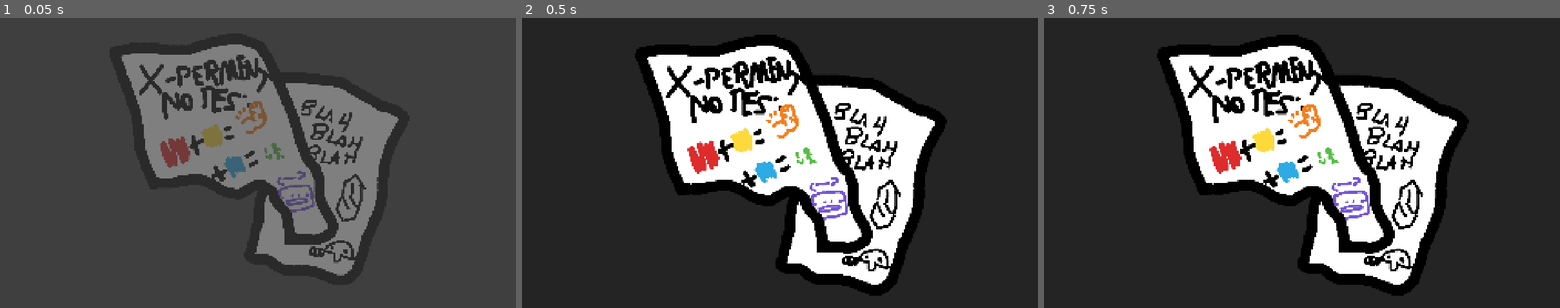
Above: before the commit, frames 1-3 (left to right).
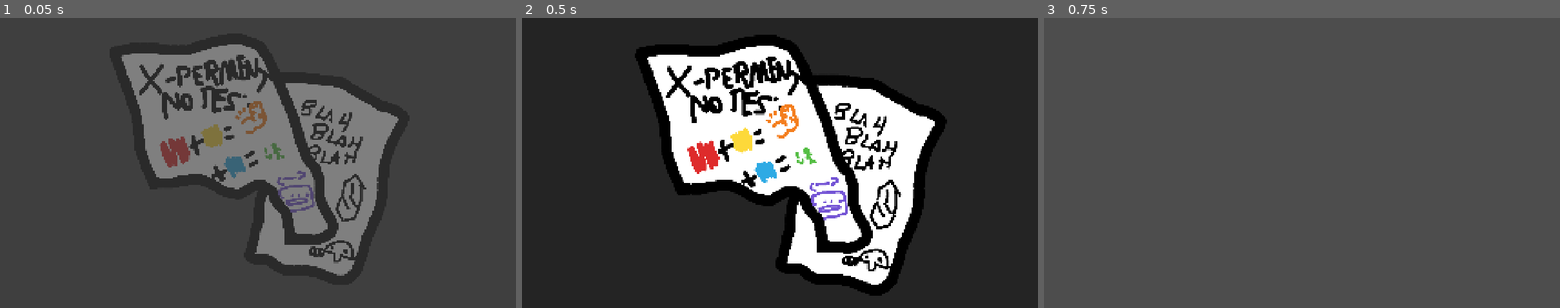
Above: after the commit, the same moments.

Repository: actualrednose/Point-and-Click-Project
Game: Godot game, scene res://scenes/papers_closeup.tscn
Two runs of this game, one before a commit and one after it. Both use one fixed random seed, a clock stepped at 60 frames per second and the inputs below. This scene is started directly instead of the project's main scene.
Inputs (mouse positions are in pixels of both pictures, inside the frame that each line leads up to):
- Up to frame 1 (0.05 s): no input
- Up to frame 2 (0.5 s): no input
- Up to frame 3 (0.75 s): tap Enter at 0.5 s; move the mouse to (1415, 148) at 0.52 s; press the mouse at (1415, 148) at 0.53 s; hold D (move_right) from 0.53 s (still down)

Frames 1-2 are identical in both runs. In frame 3, 100% of the frame differs, in the area x 0-100%, y 0-100%.

Commit message:
Add files via upload

Diff:
--- /dev/null
+++ b/maxandseanpnc/scenes/SleepingMouse.tscn
@@ -0,0 +1,55 @@
+[gd_scene format=3 uid="uid://eayg5ffmaaqj"]
+
+[ext_resource type="Script" uid="uid://dn37i2fpocpyf" path="res://interactable.gd" id="1_m37vh"]
+[ext_resource type="Shader" uid="uid://bgxlbpupxrram" path="res://shaders/hover_outline.gdshader" id="2_b86da"]
+[ext_resource type="Texture2D" uid="uid://cd3nhekulm88l" path="res://assets/lab/mousehole/MouseAsleep.png" id="2_h3qj4"]
+[ext_resource type="Texture2D" uid="uid://boeltl7tlmm7n" path="res://assets/lab/mousehole/MouseAsleepZ.png" id="3_boevl"]
+[ext_resource type="Texture2D" uid="uid://cnahtripbdbpi" path="res://assets/lab/mousehole/MouseAsleepZZ.png" id="4_r51xg"]
+[ext_resource type="Texture2D" uid="uid://cefxv36ka7pcm" path="res://assets/lab/mousehole/MouseAsleepZZZ.png" id="5_n88v0"]
+
+[sub_resource type="ShaderMaterial" id="ShaderMaterial_6a3c7"]
+shader = ExtResource("2_b86da")
+shader_parameter/hovered = 0.0
+shader_parameter/glow_color = Color(1, 0.84, 0.31, 1)
+shader_parameter/glow_width_px = 4.0
+shader_parameter/intensity = 1.0
+
+[sub_resource type="SpriteFrames" id="SpriteFrames_01fuj"]
+animations = [{
+"frames": [{
+"duration": 1.0,
+"texture": ExtResource("2_h3qj4")
+}, {
+"duration": 1.0,
+"texture": ExtResource("3_boevl")
+}, {
+"duration": 1.0,
+"texture": ExtResource("4_r51xg")
+}, {
+"duration": 1.0,
+"texture": ExtResource("5_n88v0")
+}],
+"loop": 1,
+"name": &"default",
+"speed": 3.0
+}]
+
+[sub_resource type="RectangleShape2D" id="RectangleShape2D_01fuj"]
+size = Vector2(1030, 309)
+
+[node name="AnimatedInteractable" type="Area2D" unique_id=1679571743]
+script = ExtResource("1_m37vh")
+interact_text = "Fiddle!"
+
+[node name="Sprite" type="AnimatedSprite2D" parent="." unique_id=1643068105]
+material = SubResource("ShaderMaterial_6a3c7")
+sprite_frames = SubResource("SpriteFrames_01fuj")
+autoplay = "default"
+frame_progress = 0.9845319
+
+[node name="CollisionShape2D" type="CollisionShape2D" parent="." unique_id=734945027]
+position = Vector2(0, -0.5)
+shape = SubResource("RectangleShape2D_01fuj")
+
+[node name="InteractionPoint" type="Marker2D" parent="." unique_id=95683267]
+position = Vector2(0, 64.15)
--- a/maxandseanpnc/scenes/rooms/MouseHole.tscn
+++ b/maxandseanpnc/scenes/rooms/MouseHole.tscn
@@ -1,46 +1,118 @@
 [gd_scene format=3 uid="uid://bjnlfbr5hm5v7"]
 
-[ext_resource type="Texture2D" uid="uid://b8cqwuw08mj5g" path="res://assets/lab/lab_background.png" id="1_28m53"]
+[ext_resource type="Texture2D" uid="uid://bd4hinapveb08" path="res://assets/lab/mousehole/MouseHoleBackground.png" id="1_2ex1f"]
 [ext_resource type="PackedScene" uid="uid://f45qpsh203xq" path="res://scenes/inventory_ui.tscn" id="2_aukoy"]
 [ext_resource type="PackedScene" uid="uid://cnp8ekbgv62ys" path="res://scenes/interactable.tscn" id="3_xgqhs"]
 [ext_resource type="Script" uid="uid://t6mwnsl77p3u" path="res://scripts/exit.gd" id="4_2nu6m"]
+[ext_resource type="Texture2D" uid="uid://c20imdmuwkcao" path="res://assets/lab/mousehole/MouseHoleWallGunk.png" id="4_b3voy"]
 [ext_resource type="Texture2D" uid="uid://c220n3oqqefty" path="res://assets/lab/MouseHole.png" id="5_2nu6m"]
+[ext_resource type="Texture2D" uid="uid://cstrxkd5046rd" path="res://assets/lab/mousehole/PosterPinup.png" id="5_danog"]
 [ext_resource type="PackedScene" uid="uid://ceox17e2nx2a3" path="res://scenes/player.tscn" id="6_2ex1f"]
+[ext_resource type="Texture2D" uid="uid://dwafvtx63g86y" path="res://assets/lab/mousehole/PosterCar.png" id="6_5jv72"]
+[ext_resource type="Texture2D" uid="uid://dj338nej36qyf" path="res://assets/lab/mousehole/SkullOne.png" id="7_5jv72"]
+[ext_resource type="PackedScene" uid="uid://eayg5ffmaaqj" path="res://scenes/SleepingMouse.tscn" id="11_libab"]
 
 [sub_resource type="RectangleShape2D" id="RectangleShape2D_2ex1f"]
-size = Vector2(198, 672)
+size = Vector2(184, 312)
 
 [node name="MouseHole" type="Node2D" unique_id=333714018]
 metadata/_edit_vertical_guides_ = [1457.0]
 
 [node name="Background" type="Sprite2D" parent="." unique_id=960712089]
 position = Vector2(960, 540)
-texture = ExtResource("1_28m53")
+texture = ExtResource("1_2ex1f")
 metadata/_edit_lock_ = true
 
 [node name="InventoryUi" parent="." unique_id=584981788 instance=ExtResource("2_aukoy")]
 
 [node name="SpawnFromLab" type="Marker2D" parent="." unique_id=777536917]
-position = Vector2(687, 796)
+position = Vector2(361, 736)
 
-[node name="MouseholeExit" parent="." unique_id=1679571743 instance=ExtResource("3_xgqhs")]
-position = Vector2(469, 568)
+[node name="Gunk" parent="." unique_id=1679571743 instance=ExtResource("3_xgqhs")]
+position = Vector2(455, 589)
+
+[node name="Sprite" parent="Gunk" index="0" unique_id=2121807000]
+texture = ExtResource("4_b3voy")
+
+[node name="CollisionShape2D" parent="Gunk" index="1" unique_id=734945027]
+position = Vector2(-3, -24)
+scale = Vector2(2.3600001, 1)
+
+[node name="InteractionPoint" parent="Gunk" index="2" unique_id=95683267]
+position = Vector2(-13, 218.99997)
+
+[node name="PosterBabe" parent="." unique_id=1918697161 instance=ExtResource("3_xgqhs")]
+position = Vector2(686, 641)
+
+[node name="Sprite" parent="PosterBabe" index="0" unique_id=2121807000]
+texture = ExtResource("5_danog")
+
+[node name="CollisionShape2D" parent="PosterBabe" index="1" unique_id=734945027]
+position = Vector2(-1.0000007, -1.9073486e-06)
+scale = Vector2(1.1415424, 1.138365)
+
+[node name="InteractionPoint" parent="PosterBabe" index="2" unique_id=95683267]
+position = Vector2(-13, 218.99997)
+
+[node name="PosterCar" parent="." unique_id=1997217896 instance=ExtResource("3_xgqhs")]
+position = Vector2(831, 640)
+
+[node name="Sprite" parent="PosterCar" index="0" unique_id=2121807000]
+texture = ExtResource("6_5jv72")
+
+[node name="CollisionShape2D" parent="PosterCar" index="1" unique_id=734945027]
+position = Vector2(-1.0000007, -1.9073486e-06)
+scale = Vector2(0.96239424, 0.9704684)
+
+[node name="InteractionPoint" parent="PosterCar" index="2" unique_id=95683267]
+position = Vector2(-13, 218.99997)
+
+[node name="Skull" parent="." unique_id=1927189629 instance=ExtResource("3_xgqhs")]
+position = Vector2(587, 777)
+look_text = "Is that who I think it is?"
+interact_text = "So THAT'S where he got off to."
+
+[node name="Sprite" parent="Skull" index="0" unique_id=2121807000]
+texture = ExtResource("7_5jv72")
+
+[node name="CollisionShape2D" parent="Skull" index="1" unique_id=734945027]
+position = Vector2(-1.0000007, -1.9073486e-06)
+scale = Vector2(0.7655164, 0.68182194)
+
+[node name="InteractionPoint" parent="Skull" index="2" unique_id=95683267]
+position = Vector2(-13, 218.99997)
+
+[node name="MouseholeExit" parent="." unique_id=447405908 instance=ExtResource("3_xgqhs")]
+position = Vector2(186, 633)
 script = ExtResource("4_2nu6m")
 target_room_path = "uid://blmf7ctu8id74"
 spawn_name = "SpawnFromMouseHole"
 interact_text = "Nothing happens."
 
 [node name="Sprite" parent="MouseholeExit" index="0" unique_id=2121807000]
-scale = Vector2(3, 10)
+position = Vector2(4.000001, 39)
+scale = Vector2(2.88, 4.49)
 texture = ExtResource("5_2nu6m")
 
 [node name="CollisionShape2D" parent="MouseholeExit" index="1" unique_id=734945027]
-position = Vector2(0, -6)
+position = Vector2(1, 36)
 shape = SubResource("RectangleShape2D_2ex1f")
 
 [node name="Player" parent="." unique_id=283123644 instance=ExtResource("6_2ex1f")]
-position = Vector2(686, 796)
-room_left_limit = 530.0
-room_right_limit = 1450.0
+position = Vector2(457, 735)
+room_left_limit = 250.0
+room_right_limit = 1850.0
 
+[node name="AnimatedInteractable" parent="." unique_id=2086161016 instance=ExtResource("11_libab")]
+position = Vector2(1309, 711)
+
+[node name="CollisionShape2D" parent="AnimatedInteractable" index="1" unique_id=734945027]
+position = Vector2(16, 0)
+scale = Vector2(0.8180095, 1)
+
+[editable path="Gunk"]
+[editable path="PosterBabe"]
+[editable path="PosterCar"]
+[editable path="Skull"]
 [editable path="MouseholeExit"]
+[editable path="AnimatedInteractable"]
--- a/maxandseanpnc/scripts/papers_closeup.gd
+++ b/maxandseanpnc/scripts/papers_closeup.gd
@@ -4,8 +4,19 @@
 @onready var board: Control = $Root/Board
 @onready var paper: TextureRect = $Root/Board/Paper
 
+var _closing := false
+
 func _ready() -> void:
 	layer = 20
+
+	var backdrop := get_node_or_null("Root/Backdrop") as Control
+	if backdrop != null:
+		backdrop.mouse_filter = Control.MOUSE_FILTER_STOP
+		backdrop.gui_input.connect(_on_backdrop_input)
+
+	root.mouse_filter = Control.MOUSE_FILTER_IGNORE
+	board.mouse_filter = Control.MOUSE_FILTER_IGNORE
+	paper.mouse_filter = Control.MOUSE_FILTER_IGNORE
 
 	root.modulate.a = 0.0
 	board.scale = Vector2(0.92, 0.92)
@@ -20,17 +31,20 @@
 		0.15
 	).set_trans(Tween.TRANS_QUAD).set_ease(Tween.EASE_OUT)
 
-func _input(event: InputEvent) -> void:
-	if event is InputEventMouseButton:
-		if event.button_index == MOUSE_BUTTON_LEFT and event.pressed:
-			var mouse_position: Vector2 = event.position
 
-			if not paper.get_global_rect().has_point(mouse_position):
-				get_viewport().set_input_as_handled()
-				_close()
+func _on_backdrop_input(event: InputEvent) -> void:
+	if _closing:
+		return
+
+	if event.is_action_pressed("click"):
+		_close()
 
 func _close() -> void:
+	if _closing:
+		return
+	_closing = true
 	var tween := create_tween()
 	tween.tween_property(root, "modulate:a", 0.0, 0.12)
 	await tween.finished
+
 	queue_free()
